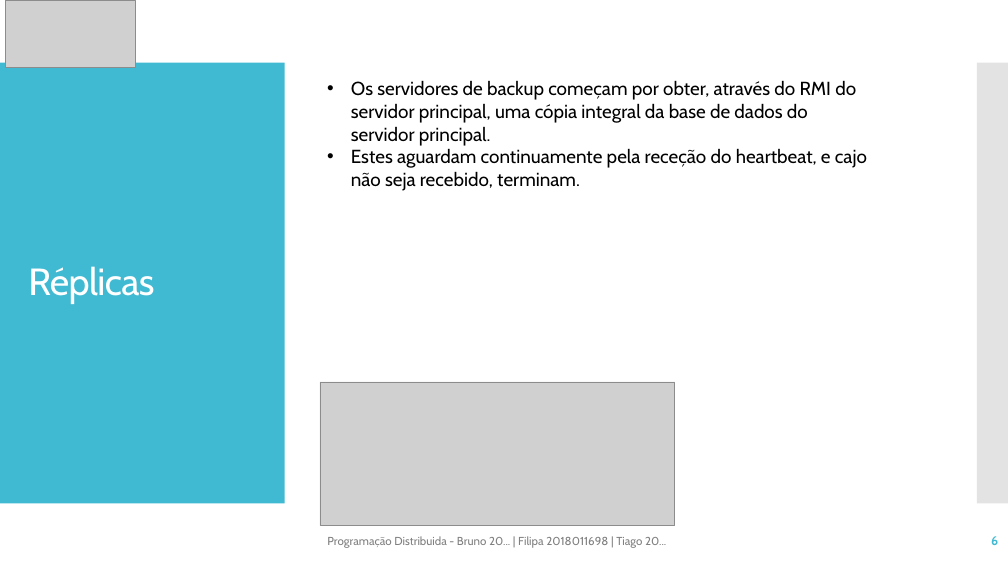
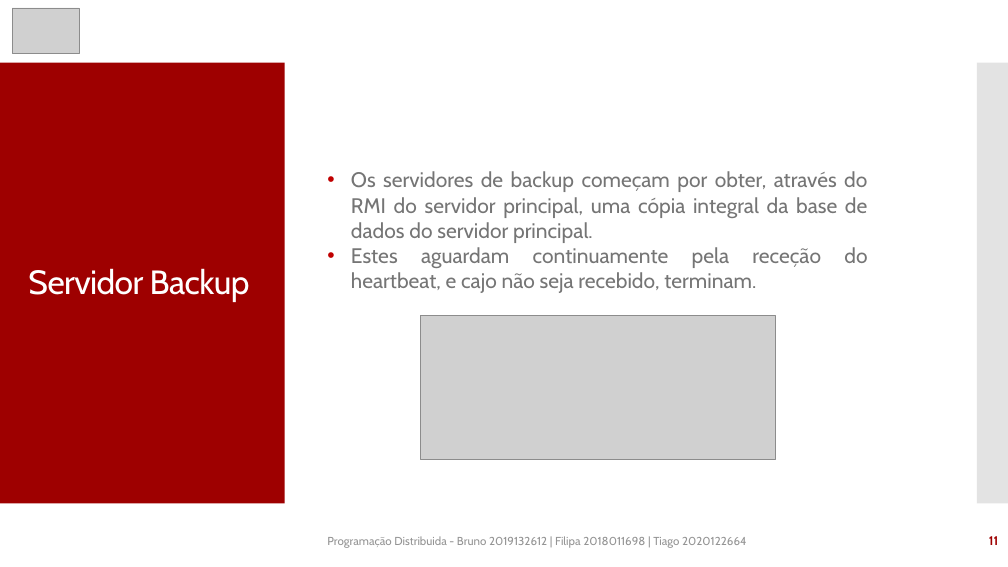
Before and after one commit to tfig-dev/eventsManager_PD, a slide deck: slide 11 of Trabalho_Pratico_Meta_1.pptx (slide 6 before the commit). Drawn at 1008x567 pixels with LibreOffice and Linux fonts; fonts in the diff are those of the drawing; grey boxes stand for pictures. Boxes give left, top, right and bottom in pixels: in the first picture for what was removed or moved away, otherwise in the second. Text is boxed around its words. In the diff, an @@ line names an element or a change of style, - is before the commit and + after.

```diff
--- a/Trabalho_Pratico_Meta_1.pptx
+++ b/Trabalho_Pratico_Meta_1.pptx
@@ picture removed at box(6, 0, 136, 68) @@
@@ picture added at box(12, 8, 79, 53) @@
@@ rectangle at box(0, 63, 285, 504): fill #40BAD2 to #9E0000 @@
@@ text "Os servidores de backup começam ...": place and size @@
-text "Os servidores de backup começam ..." at box(351, 80, 867, 191)
+text "Os servidores de backup começam ..." at box(351, 171, 867, 293)
@@ text "Os servidores de backup começam ..." at box(351, 171, 867, 293): size 18 to 20 pt, text colour #000000 to #757575; alignment left to justified @@
@@ title at box(28, 268, 250, 302): text changed; size 36 to 32 pt @@
-Réplicas
+Servidor Backup
@@ picture: place and size @@
-picture at box(320, 382, 675, 526)
+picture at box(420, 315, 776, 459)
@@ text at box(327, 536, 747, 548): text changed; text colour #808080 to #949494 @@
-Programação Distribuida - Bruno 20... | Filipa 2018011698 | Tiago 20...
+Programação Distribuida - Bruno 2019132612 | Filipa 2018011698 | Tiago 2020122664
@@ page number at box(989, 536, 998, 545): text changed; text colour #40BAD2 to #9E0000 @@
-6
+11
```
Also in this commit, not shown: 8 other slides changed, 13 slides added, 1 other file.
